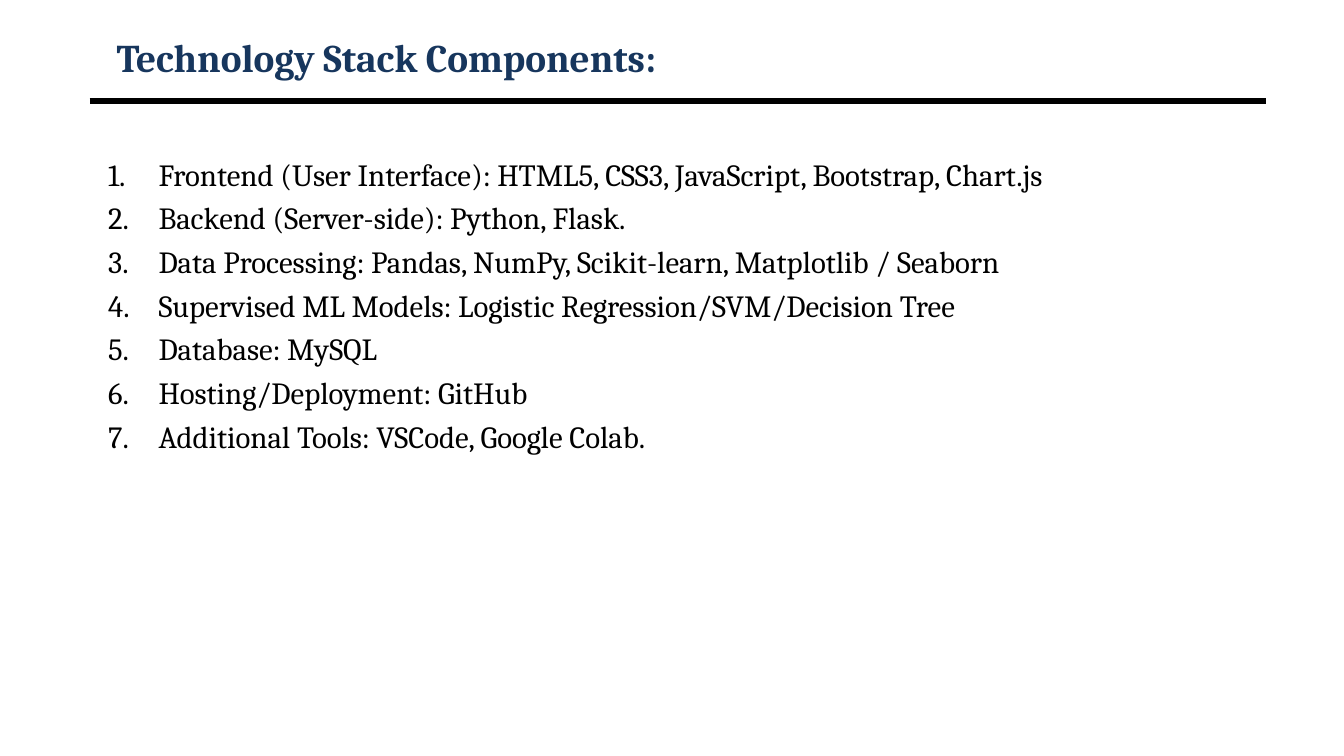
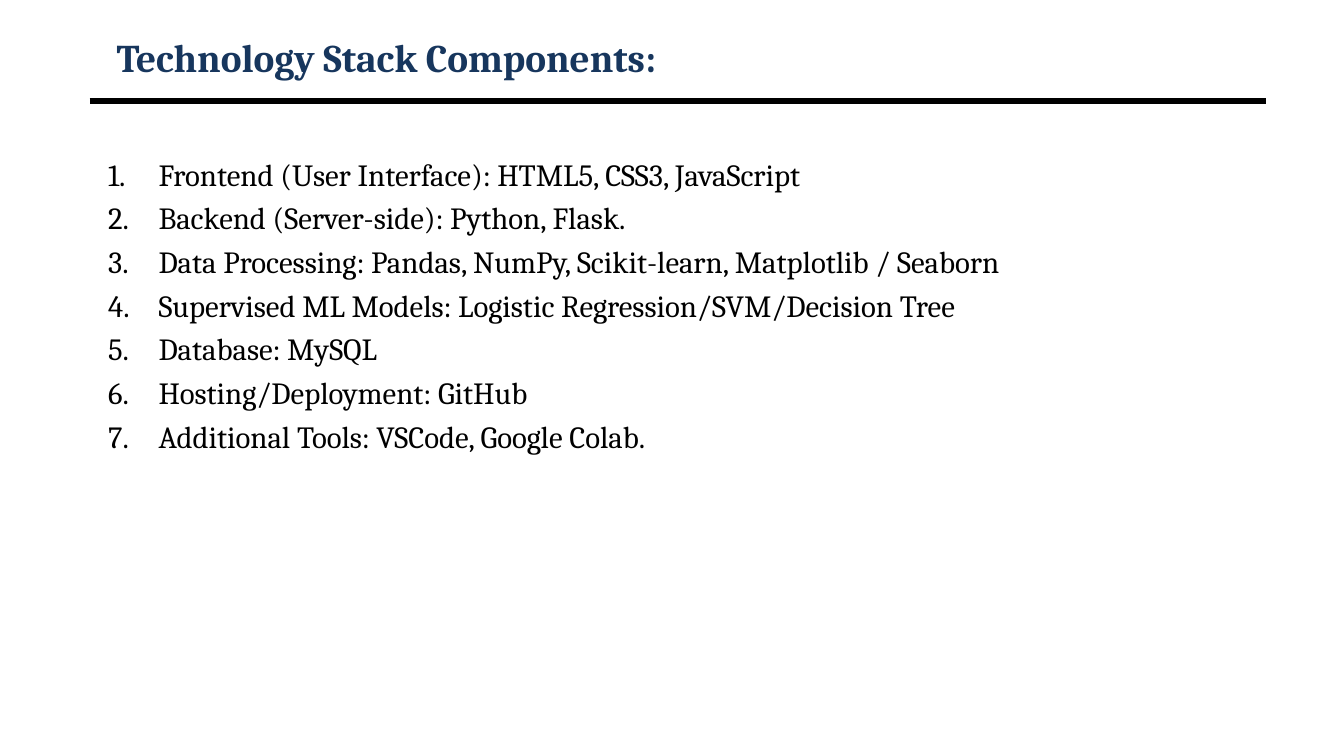
Before and after one commit to kav-star/student_dropout, a slide deck: slide 8 of CSE7101-Capstone Project-Review1- CBD_7.pptx. Drawn at 1344x756 pixels with LibreOffice and Linux fonts; fonts in the diff are those of the drawing; background and template pictures are left out. Boxes give left, top, right and bottom in pixels: in the first picture for what was removed or moved away, otherwise in the second. Text is boxed around its words. In the diff, an @@ line names an element or a change of style, - is before the commit and + after.

Commit message:
updated review 1 ppt

```diff
--- a/CSE7101-Capstone Project-Review1- CBD_7.pptx
+++ b/CSE7101-Capstone Project-Review1- CBD_7.pptx
@@ text at (x1=159, y1=164, x2=800, y2=193): text changed @@
-1. Frontend (User Interface): HTML5, CSS3, JavaScript, Bootstrap, Chart.js
+1. Frontend (User Interface): HTML5, CSS3, JavaScript
```
